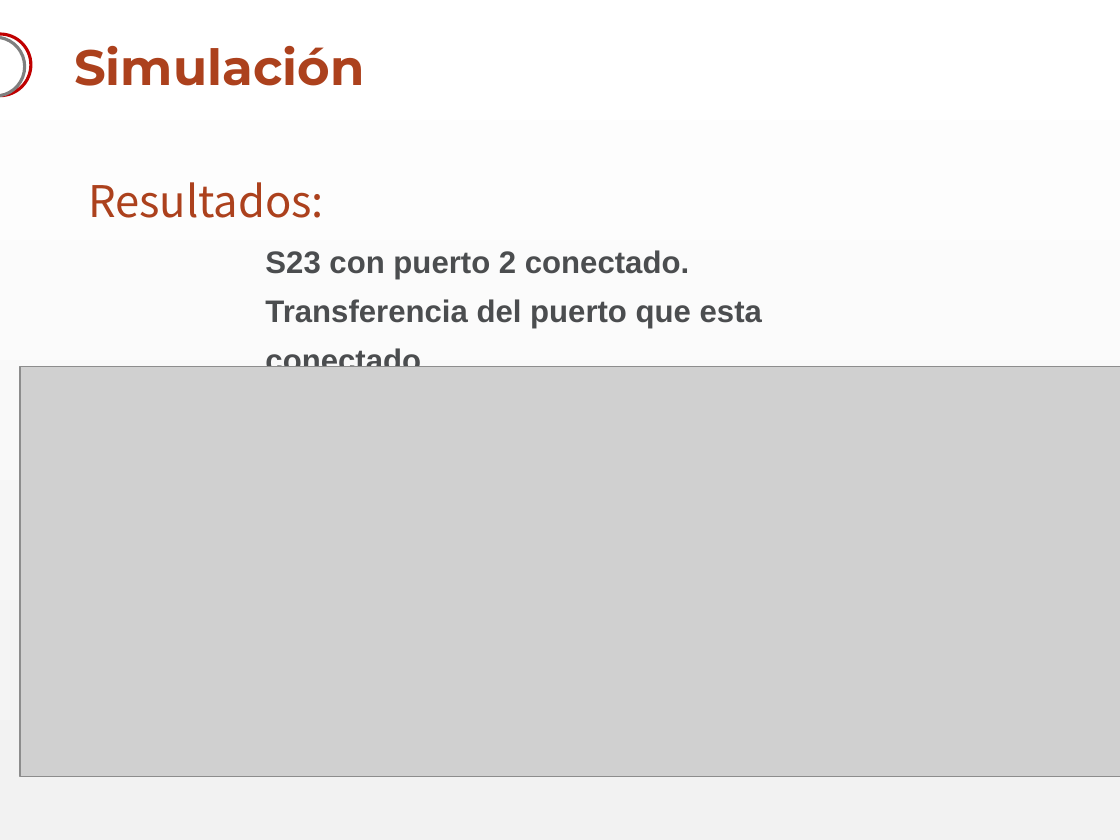
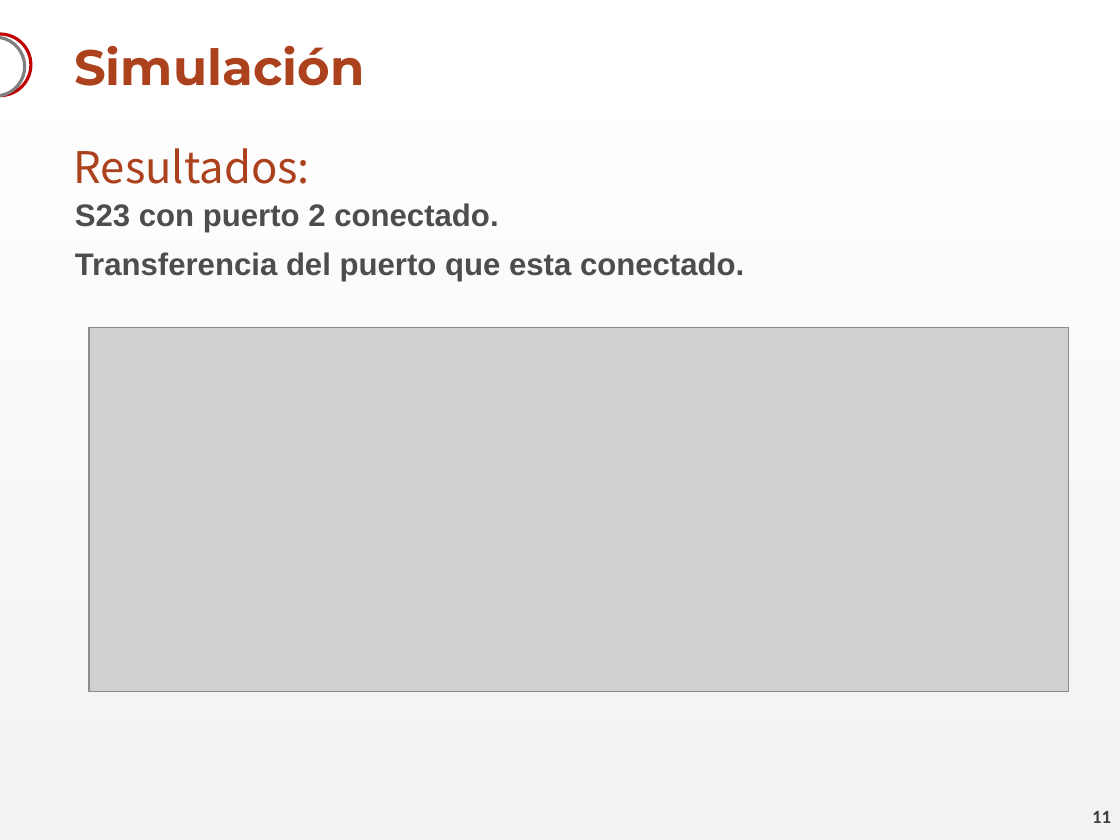
Before and after one commit to akukulanski/RF_Switch_3GHz, a slide deck: slide 11 of Presentación/RF Switch.pptx (slide 12 before the commit). Drawn at 1120x840 pixels with LibreOffice and Linux fonts; fonts in the diff are those of the drawing; grey boxes stand for pictures; background and template pictures are left out. Boxes give left, top, right and bottom in pixels: in the first picture for what was removed or moved away, otherwise in the second. Text is boxed around its words. In the diff, an @@ line names an element or a change of style, - is before the commit and + after.

```diff
--- a/Presentación/RF Switch.pptx
+++ b/Presentación/RF Switch.pptx
@@ text "Resultados:": place and size @@
-text "Resultados:" at [88,182,324,218]
+text "Resultados:" at [74,148,310,184]
@@ text "S23 con puerto 2 conectado." rewrapped from [265,250,762,367] to [75,203,744,281] @@
@@ picture: place and size @@
-picture at [20,366,1120,776]
+picture at [90,327,1070,692]
@@ page number added at [1092,811,1111,823], 12 pt, text #3D3F41, bold @@
+11
```
Also in this commit, not shown: 14 other slides changed, 1 slide added, 1 slide removed.
